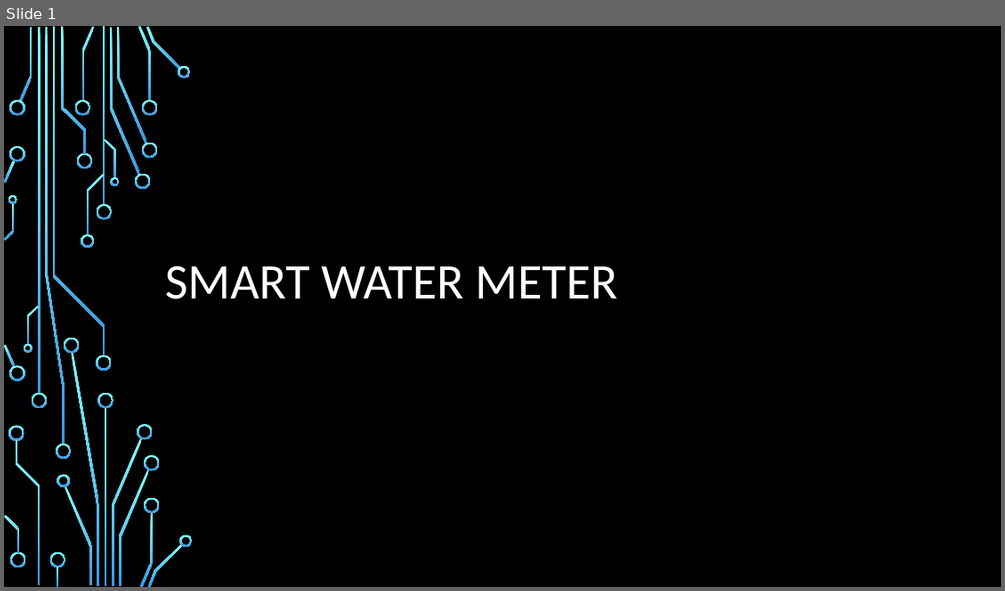
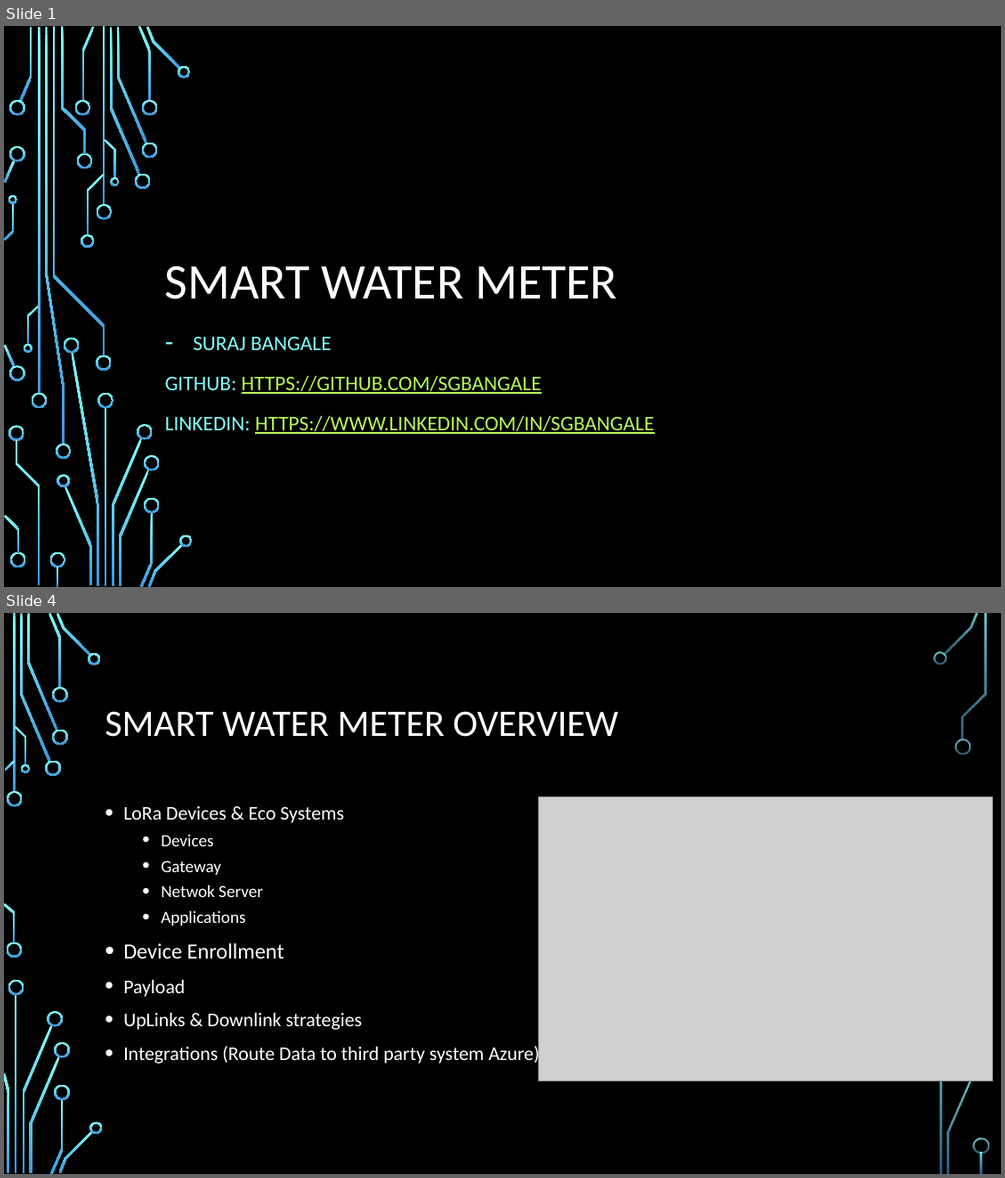
Before and after one commit to sgbangale/iot-swmsb, a slide deck: documents/Smart Water Meter.pptm. Shown one above the other, each under a label of ours: slide 1 before the commit, slides 1 and 4 after it; the slides between them are not shown. The pictures are 1005x591 and 1005x1178 pixels, drawn with LibreOffice and Linux fonts; fonts in the diff are those of the drawing; grey boxes stand for pictures; background and template pictures are left out. Boxes give left, top, right and bottom in pixels: in the first picture for what was removed or moved away, otherwise in the second. Text is boxed around its words. In the diff, an @@ line names an element or a change of style, - is before the commit and + after.

```diff
--- a/documents/Smart Water Meter.pptm
+++ b/documents/Smart Water Meter.pptm
@@ slide 4 added at [4,613,1001,1174], background picture (left out) @@
@@ title added at [105,711,618,737], 36 pt, text #FFFFFF @@
+SMART WATER METER OVERVIEW
@@ picture added at [539,797,992,1081] @@
@@ text added at [123,806,539,1066], 18.7 pt, text #FFFFFF @@
+• LoRa Devices & Eco Systems
+  • Devices
+  • Gateway
+  • Netwok Server
+  • Applications
+• Device Enrollment
+• Payload
+• UpLinks & Downlink strategies
+• Integrations (Route Data to third party system Azure)
@@ group added at [4,613,989,1174]: 31 freeform shapes, 3 rectangles @@
@@ slide 1 changed as well @@
@@ subtitle added at [165,337,654,434], 20 pt, text #B8FA56, underline @@
+– SURAJ BANGALE
+GITHUB: HTTPS://GITHUB.COM/SGBANGALE
+LINKEDIN: HTTPS://WWW.LINKEDIN.COM/IN/SGBANGALE
```
Also in this commit, not shown: 1 other slide changed, 5 other slides added, 2 slides removed.
